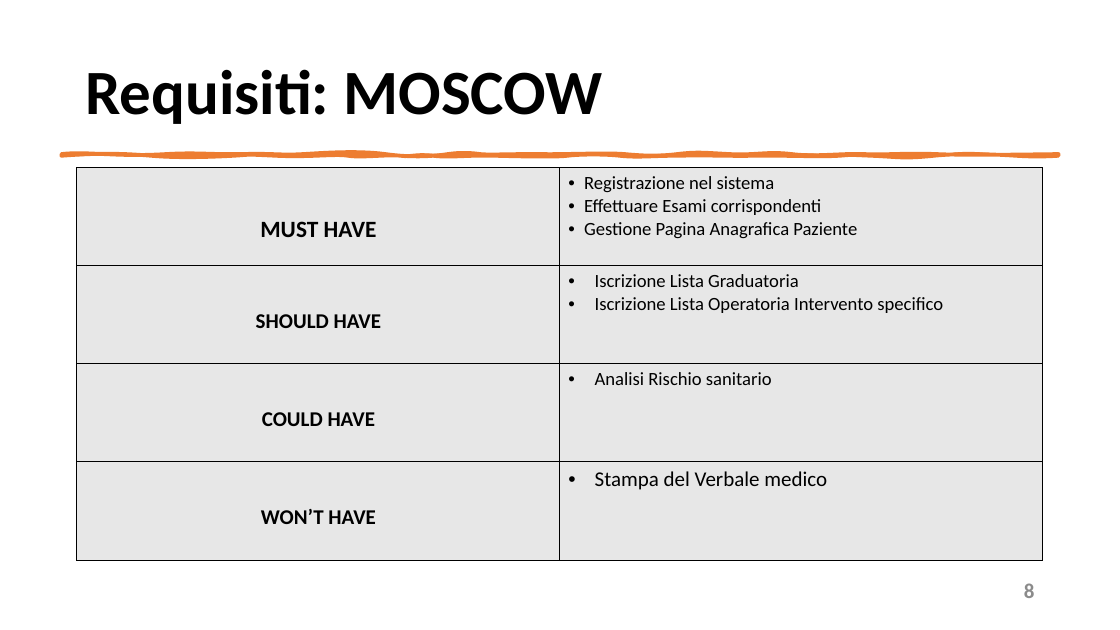
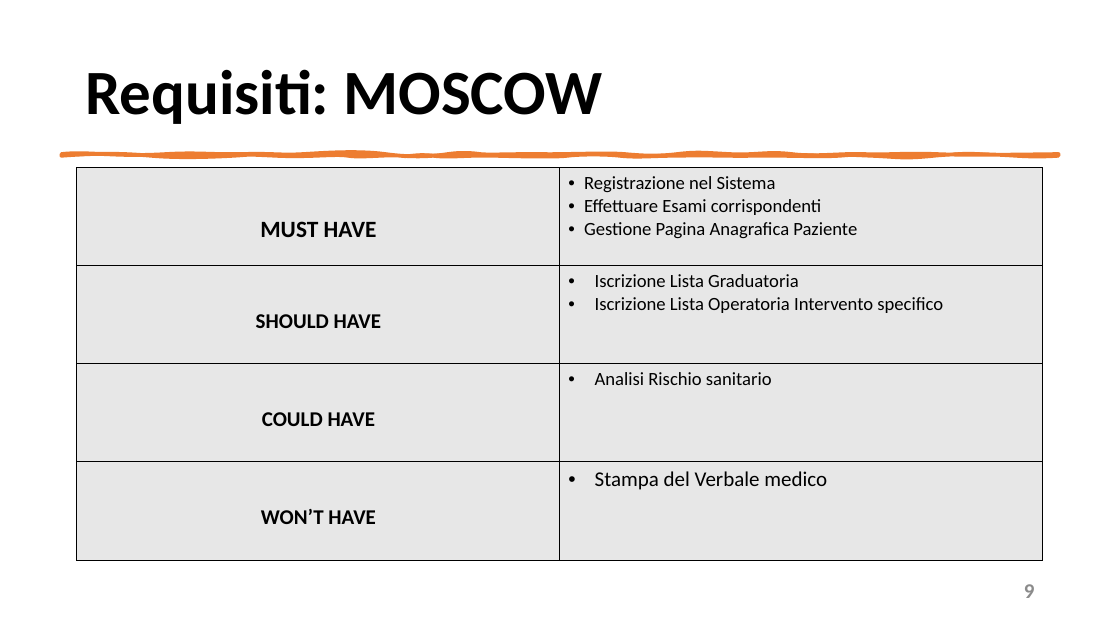
Before and after one commit to mangilimatteo/Progetto_Ingegneria_Software_Cattaneo_Mangili_Saini, a slide deck: slide 9 of Presentazione_Progetto.pptx (slide 8 before the commit). Drawn at 1120x630 pixels with LibreOffice and Linux fonts; fonts in the diff are those of the drawing. Boxes give left, top, right and bottom in pixels: in the first picture for what was removed or moved away, otherwise in the second. Text is boxed around its words. In the diff, an @@ line names an element or a change of style, - is before the commit and + after.

```diff
--- a/Presentazione_Progetto.pptx
+++ b/Presentazione_Progetto.pptx
@@ table at [77,168,1044,560] @@
-row 1, column 2: Registrazione nel sistema / Effettuare Esami corrispondenti / Gestione Pagina Anagrafica Paziente
+row 1, column 2: Registrazione nel Sistema / Effettuare Esami corrispondenti / Gestione Pagina Anagrafica Paziente
@@ page number at [1024,584,1035,598]: text changed @@
-8
+9
```
Also in this commit, not shown: 6 other slides changed, 1 slide added.
